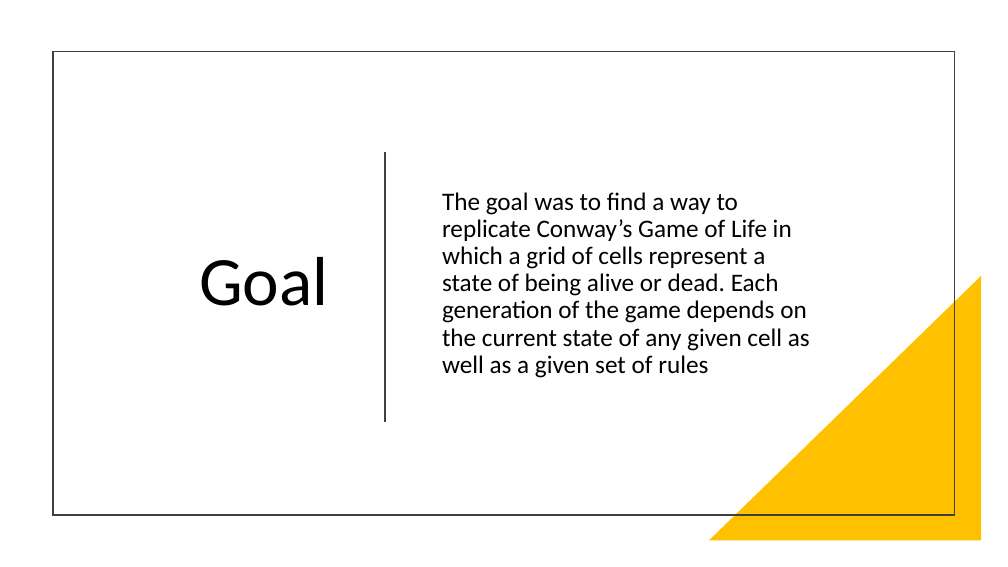
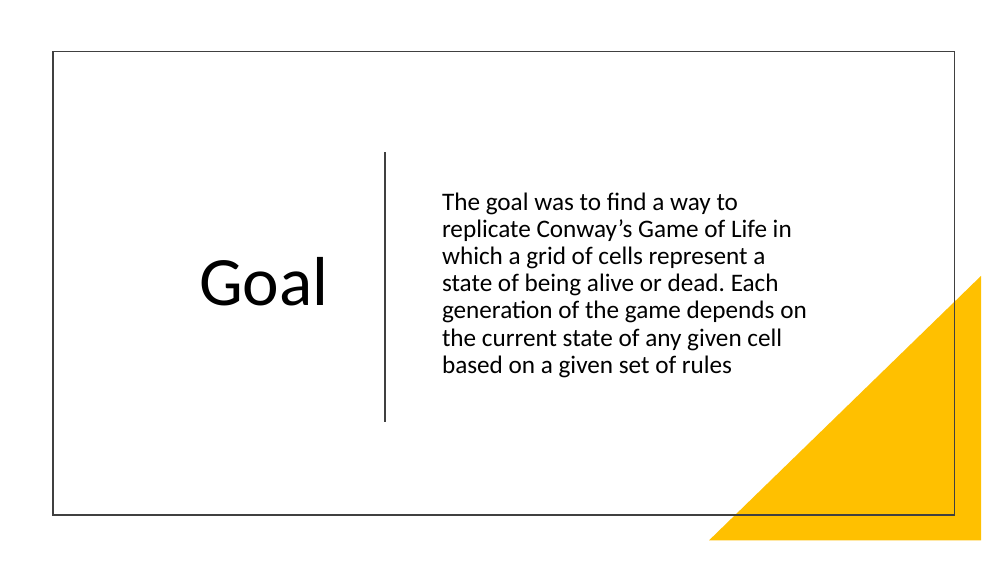
Before and after one commit to WebProgrammingTeam3/Project3, a slide deck: slide 3 of Project3.pptx. Drawn at 1008x567 pixels with LibreOffice and Linux fonts; fonts in the diff are those of the drawing. Boxes give left, top, right and bottom in pixels: in the first picture for what was removed or moved away, otherwise in the second. Text is boxed around its words. In the diff, an @@ line names an element or a change of style, - is before the commit and + after.

```diff
--- a/Project3.pptx
+++ b/Project3.pptx
@@ text at (442, 192, 807, 378): text changed @@
-The goal was to find a way to replicate Conway’s Game of Life in which a grid of cells represent a state of being alive or dead. Each generation of the game depends on the current state of any given cell as well as a given set of rules
+The goal was to find a way to replicate Conway’s Game of Life in which a grid of cells represent a state of being alive or dead. Each generation of the game depends on the current state of any given cell based on a given set of rules
```
Also in this commit, not shown: 3 other slides changed, 5 slides added, 2 slides removed.
